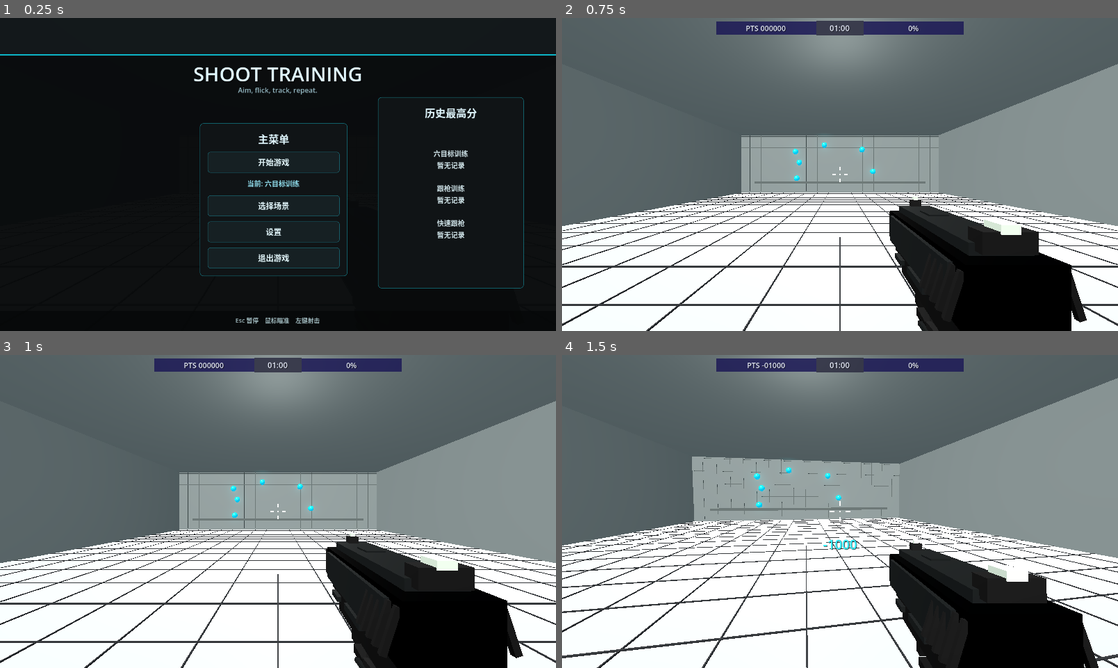
Above: before the commit, frames 1-4 (two rows, left to right).
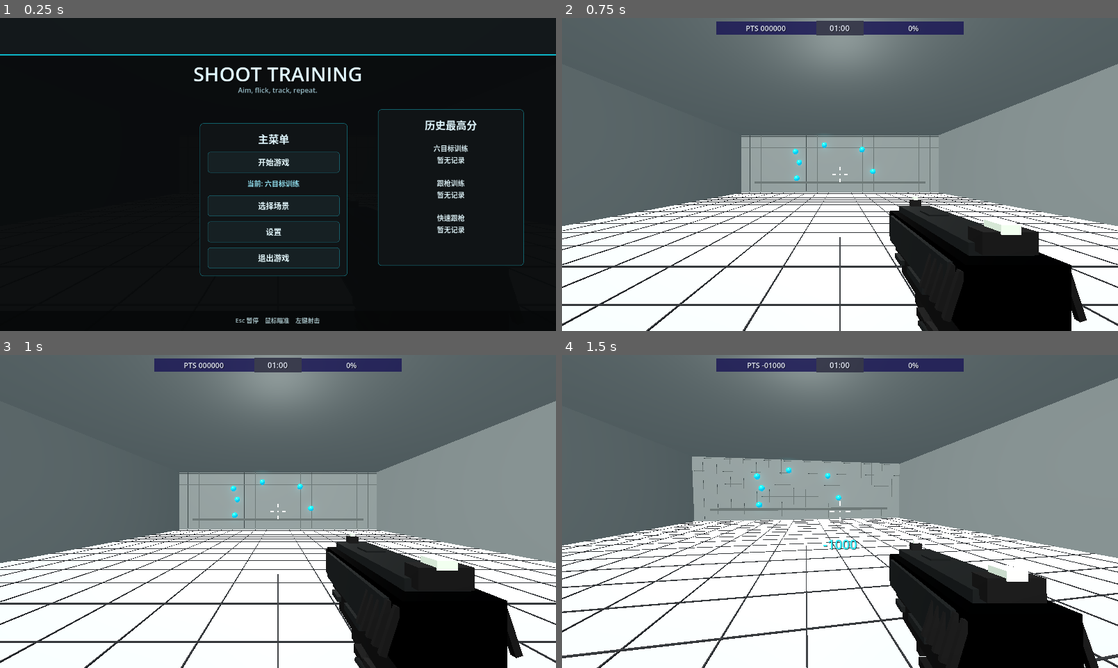
Above: after the commit, the same moments.

Repository: hai0308/Shoot-Training
Game: Godot game, scene res://scenes/main.tscn
Same seed, same stepped clock (60 frames per second), same inputs: the game is played once before the commit and once after it.
Inputs (mouse positions are in pixels of both pictures, inside the frame that each line leads up to):
- Up to frame 1 (0.25 s): no input
- Up to frame 2 (0.75 s): click "开始游戏" at 0.5 s
- Up to frame 3 (1 s): no input
- Up to frame 4 (1.5 s): tap Enter at 1.25 s; move the mouse to (867, 511) at 1.27 s; click (867, 511) at 1.42 s

The runs differ from the first frame. In frame 1, 1.5% of the frame differs, in the area x 68-95%, y 25-87%; in frame 2, nothing differs; in frame 3, nothing differs; in frame 4, nothing differs.

Commit message:
功能优化

Diff:
--- a/scripts/game_menu.gd
+++ b/scripts/game_menu.gd
@@ -23,8 +23,12 @@
 var pause_panel: PanelContainer
 var settings_panel: PanelContainer
 var scenes_panel: PanelContainer
+var result_panel: PanelContainer
 var high_scores_panel: PanelContainer
 var high_scores_label: Label
+var result_title_label: Label
+var result_score_label: Label
+var result_note_label: Label
 var selected_scene_label: Label
 var sensitivity_value: Label
 var volume_value: Label
@@ -94,9 +98,17 @@
 	if finishing:
 		return
 	finishing = true
+	var final_score := 0
 	if hud and hud.has_method("get_score"):
-		_record_high_score(hud.get_score())
-	await get_tree().create_timer(0.9).timeout
+		final_score = hud.get_score()
+	var new_high_score := _is_new_high_score(final_score, selected_mode)
+	_record_high_score(final_score)
+	if bgm_player:
+		bgm_player.stop()
+	if hud and hud.has_method("stop_training"):
+		hud.stop_training()
+	_show_result_screen(final_score, new_high_score)
+	await get_tree().create_timer(3.2).timeout
 	_return_to_main_menu()
 	finishing = false
 
@@ -151,6 +163,7 @@
 	main_panel.visible = false
 	pause_panel.visible = false
 	scenes_panel.visible = false
+	result_panel.visible = false
 	high_scores_panel.visible = false
 	settings_panel.visible = true
 
@@ -167,6 +180,7 @@
 	main_panel.visible = false
 	pause_panel.visible = false
 	settings_panel.visible = false
+	result_panel.visible = false
 	high_scores_panel.visible = false
 	scenes_panel.visible = true
 
@@ -185,6 +199,7 @@
 	pause_panel.visible = false
 	settings_panel.visible = false
 	scenes_panel.visible = false
+	result_panel.visible = false
 
 func _show_pause_menu() -> void:
 	main_panel.visible = false
@@ -192,6 +207,26 @@
 	pause_panel.visible = true
 	settings_panel.visible = false
 	scenes_panel.visible = false
+	result_panel.visible = false
+
+func _show_result_screen(final_score: int, new_high_score: bool) -> void:
+	visible = true
+	Input.set_mouse_mode(Input.MOUSE_MODE_VISIBLE)
+	main_panel.visible = false
+	high_scores_panel.visible = false
+	pause_panel.visible = false
+	settings_panel.visible = false
+	scenes_panel.visible = false
+	result_panel.visible = true
+	if new_high_score:
+		result_title_label.text = "恭喜突破最高分!"
+		result_title_label.add_theme_color_override("font_color", Color(1.0, 0.92, 0.42))
+		result_note_label.text = "新的%s纪录已经保存" % _mode_display_name(selected_mode)
+	else:
+		result_title_label.text = "训练完成"
+		result_title_label.add_theme_color_override("font_color", Color(0.88, 0.97, 1.0))
+		result_note_label.text = "%s成绩已记录" % _mode_display_name(selected_mode)
+	result_score_label.text = "本次得分  %d" % final_score
 
 func _quit_game() -> void:
 	get_tree().quit()
@@ -274,6 +309,12 @@
 	_save_settings()
 	_update_high_scores_label()
 
+func _is_new_high_score(value: int, mode: String) -> bool:
+	var scores: Array = high_scores.get(mode, [])
+	if scores.is_empty():
+		return true
+	return value > int(scores[0])
+
 func _score_array_from_config(values: Array) -> Array[int]:
 	var result: Array[int] = []
 	for value in values:
@@ -286,7 +327,7 @@
 		sorted_scores.append(int(value))
 	sorted_scores.sort()
 	sorted_scores.reverse()
-	while sorted_scores.size() > 5:
+	while sorted_scores.size() > 3:
 		sorted_scores.pop_back()
 	return sorted_scores
 
@@ -388,12 +429,12 @@
 	main_box.add_child(_button("退出游戏", _quit_game))
 	_update_selected_scene_label()
 
-	high_scores_panel = _panel(Vector2(230, -178), Vector2(330, 440))
+	high_scores_panel = _panel(Vector2(230, -150), Vector2(330, 360))
 	root.add_child(high_scores_panel)
 	var scores_box := _vbox(high_scores_panel)
 	scores_box.add_child(_section_title("历史最高分"))
 	high_scores_label = Label.new()
-	high_scores_label.custom_minimum_size = Vector2(290, 340)
+	high_scores_label.custom_minimum_size = Vector2(290, 260)
 	high_scores_label.horizontal_alignment = HORIZONTAL_ALIGNMENT_CENTER
 	high_scores_label.vertical_alignment = VERTICAL_ALIGNMENT_CENTER
 	high_scores_label.add_theme_font_size_override("font_size", 16)
@@ -419,6 +460,26 @@
 	scenes_box.add_child(_button("跟枪训练", func() -> void: _select_mode("tracking")))
 	scenes_box.add_child(_button("快速跟枪", func() -> void: _select_mode("tracking_fast")))
 	scenes_box.add_child(_button("返回", _back_from_scenes))
+
+	result_panel = _panel(Vector2(-230, -130), Vector2(460, 300))
+	root.add_child(result_panel)
+	var result_box := _vbox(result_panel)
+	result_title_label = _section_title("训练完成")
+	result_title_label.add_theme_font_size_override("font_size", 30)
+	result_box.add_child(result_title_label)
+	result_score_label = Label.new()
+	result_score_label.custom_minimum_size = Vector2(420, 82)
+	result_score_label.horizontal_alignment = HORIZONTAL_ALIGNMENT_CENTER
+	result_score_label.vertical_alignment = VERTICAL_ALIGNMENT_CENTER
+	result_score_label.add_theme_font_size_override("font_size", 34)
+	result_score_label.add_theme_color_override("font_color", Color(0.2, 0.95, 1.0))
+	result_box.add_child(result_score_label)
+	result_note_label = _note_label("即将返回主菜单")
+	result_note_label.custom_minimum_size = Vector2(420, 34)
+	result_box.add_child(result_note_label)
+	var return_label := _note_label("3 秒后返回主菜单")
+	return_label.custom_minimum_size = Vector2(420, 28)
+	result_box.add_child(return_label)
 
 	settings_panel = _panel(Vector2(-250, -220), Vector2(500, 470))
 	root.add_child(settings_panel)
